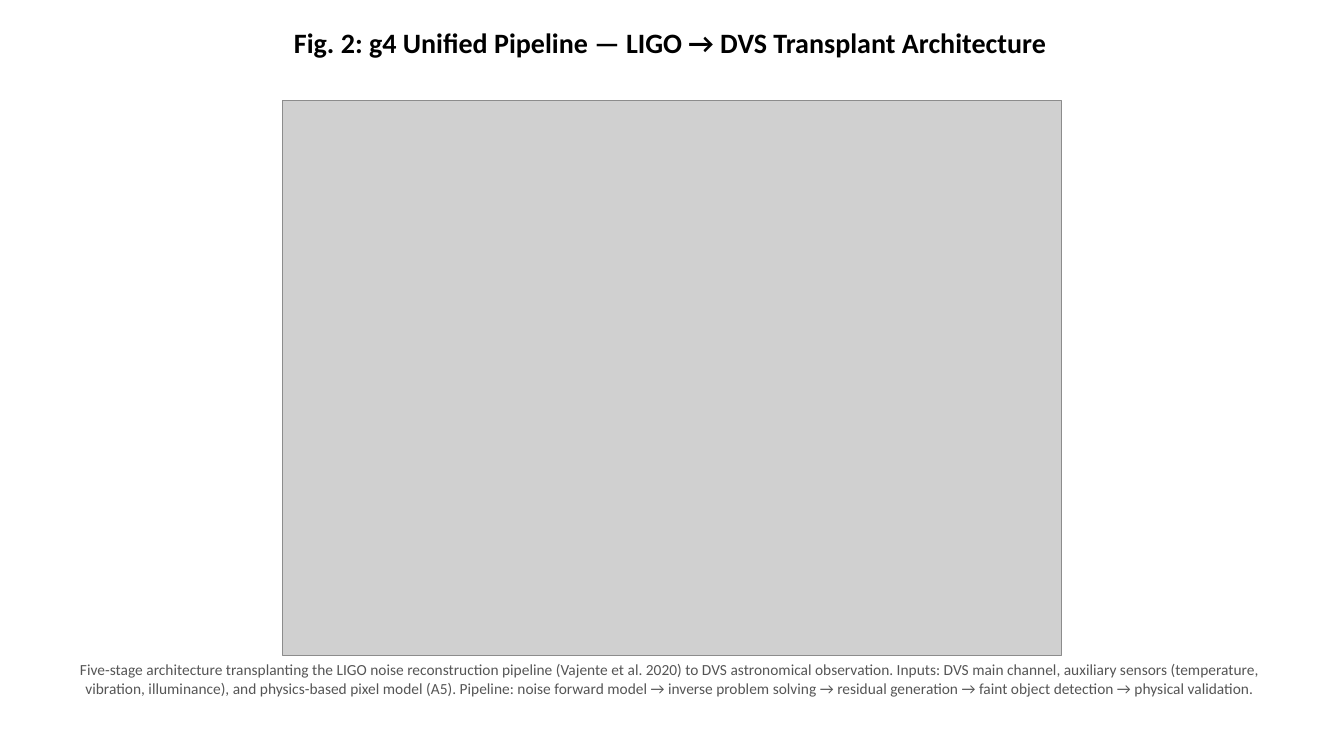
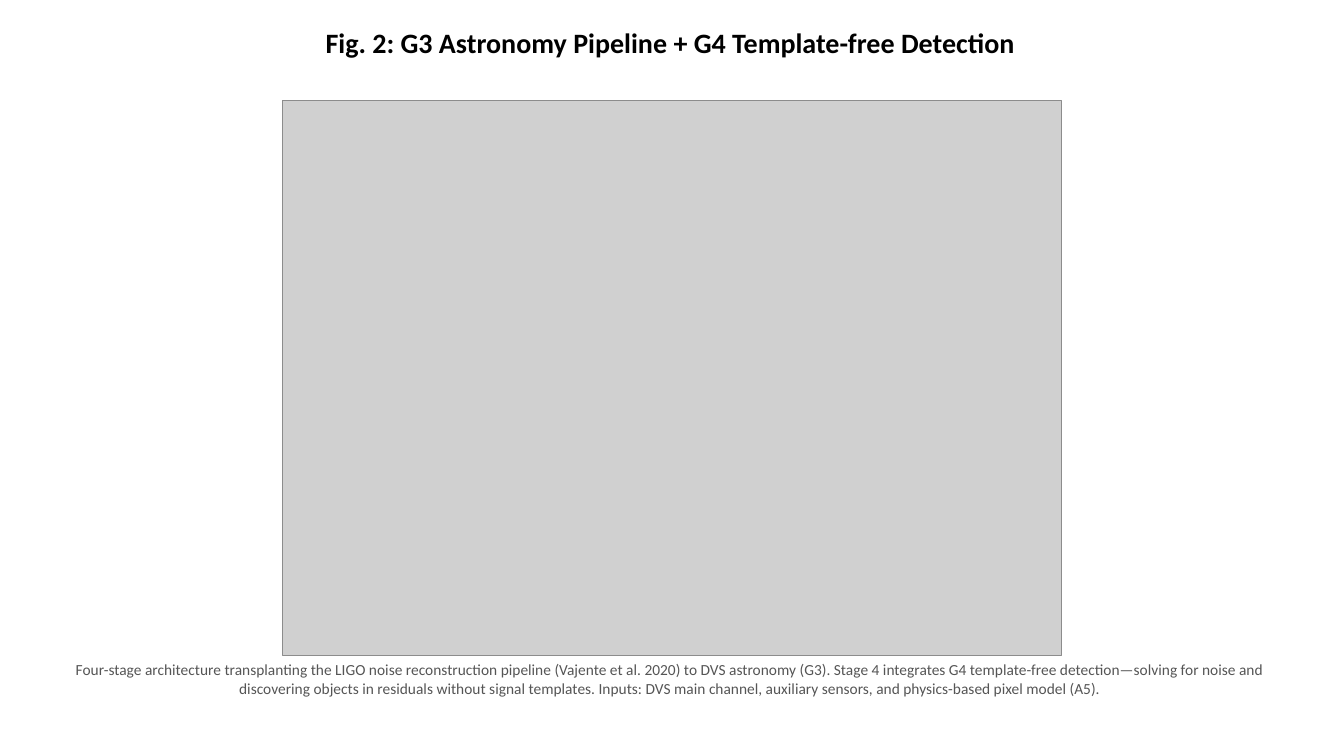
Before and after one commit to bougtoir/kotha-rct-decomposition, a slide deck: slide 2 of dvs_noise_inverse_problem/dvs_noise_inverse_problem_figures_en.pptx. Drawn at 1344x756 pixels with LibreOffice and Linux fonts; fonts in the diff are those of the drawing; grey boxes stand for pictures. Boxes give left, top, right and bottom in pixels: in the first picture for what was removed or moved away, otherwise in the second. Text is boxed around its words. In the diff, an @@ line names an element or a change of style, - is before the commit and + after.

```diff
--- a/dvs_noise_inverse_problem/dvs_noise_inverse_problem_figures_en.pptx
+++ b/dvs_noise_inverse_problem/dvs_noise_inverse_problem_figures_en.pptx
@@ text at (326, 33, 1014, 58): text changed @@
-Fig. 2: g4 Unified Pipeline — LIGO → DVS Transplant Architecture
+Fig. 2: G3 Astronomy Pipeline + G4 Template-free Detection
@@ text at (76, 664, 1263, 697): text changed @@
-Five-stage architecture transplanting the LIGO noise reconstruction pipeline (Vajente et al. 2020) to DVS astronomical observation. Inputs: DVS main channel, auxiliary sensors (temperature, vibration, illuminance), and physics-based pixel model (A5). Pipeline: noise forward model → inverse problem solving → residual generation → faint object detection → physical validation.
+Four-stage architecture transplanting the LIGO noise reconstruction pipeline (Vajente et al. 2020) to DVS astronomy (G3). Stage 4 integrates G4 template-free detection—solving for noise and discovering objects in residuals without signal templates. Inputs: DVS main channel, auxiliary sensors, and physics-based pixel model (A5).
```
Also in this commit, not shown: 1 other slide changed, 10 other files.
